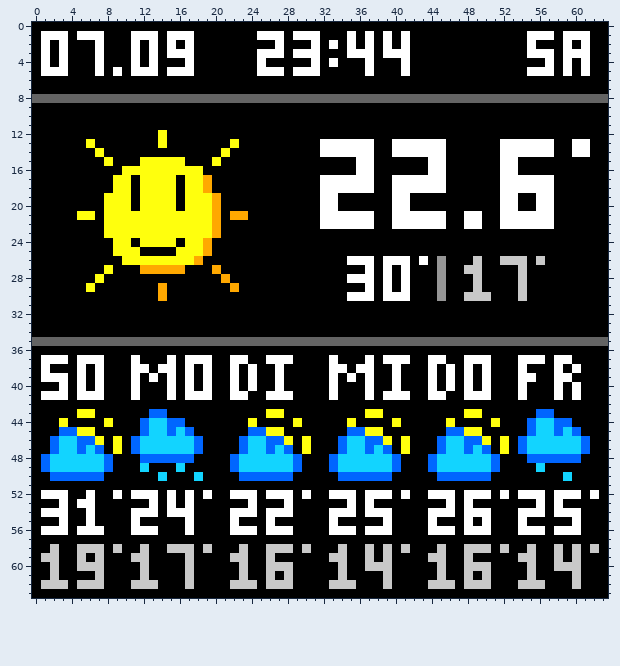
Two versions of one pixel-art sprite, image.png. The picture above was drawn from the file before the commit.
The file is 64x64 pixels.
Once edited:
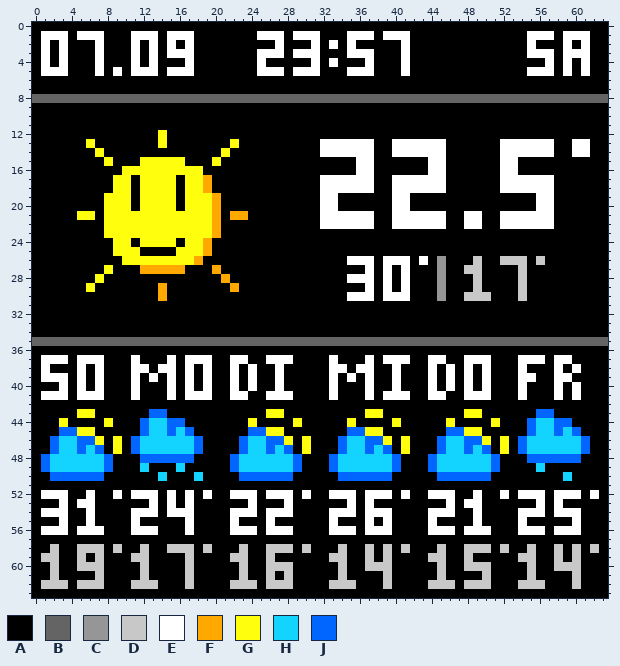
Palette (. is transparent): A #000000  B #646464  C #969696  D #c8c8c8  E #ffffff  F #ffa800  G #ffff0d  H #12d4ff  J #0066ff
Diff:
Colour A replaces colour D in row 61 at x 48.
Colour A replaces colour E in row 2 at x 37 and 39; in row 3 at x 39 to 40; in rows 19 to 20 at x 52 to 53; in row 52 at x 48 and 50; in rows 54 to 55 at x 48 and 50.
Colour E replaces colour A in row 1 at x 36 and 40; in row 5 at x 35 to 36; in row 53 at x 49; in row 55 at x 37 and 49.
